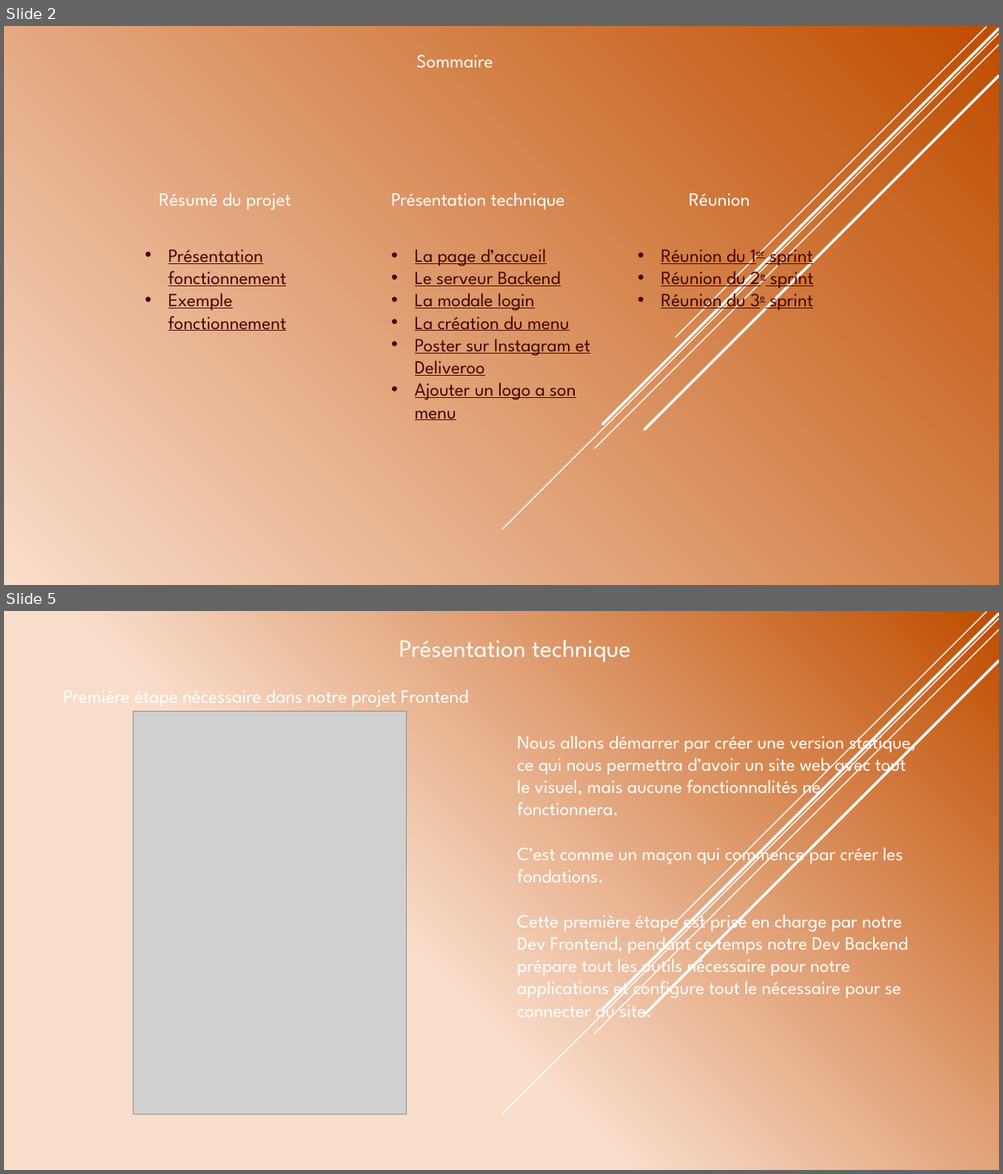
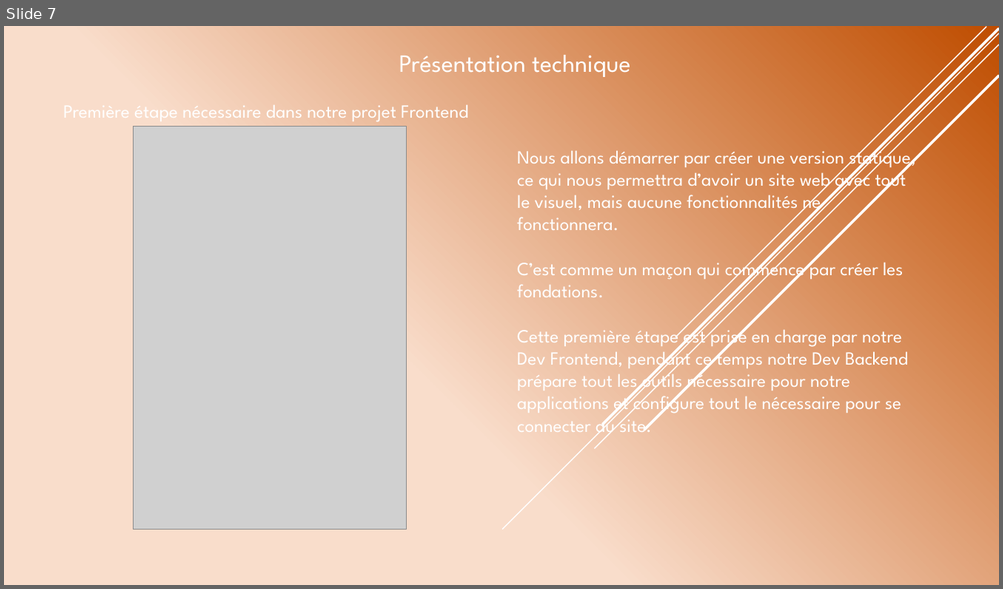
Before and after one commit to JordanKlashi/Projet-7, a slide deck: presentation/Présentation de la solution technique.pptx. Shown one above the other, each under a label of ours: slides 2 and 5 before the commit, slide 7 after it; the slides between them are not shown. The pictures are 1003x1174 and 1003x589 pixels, drawn with LibreOffice and Linux fonts; fonts in the diff are those of the drawing; grey boxes stand for pictures. Boxes give left, top, right and bottom in pixels: in the first picture for what was removed or moved away, otherwise in the second. Text is boxed around its words. In the diff, an @@ line names an element or a change of style, - is before the commit and + after.

Commit message:
edit projet
end projet

```diff
--- a/presentation/Présentation de la solution technique.pptx
+++ b/presentation/Présentation de la solution technique.pptx
@@ slide 2 removed at [4,26,999,585], background gradient #F9DDCB to #C04D00; not listed: 5 template elements that a slide beside it also shows @@
@@ text removed at [416,55,492,68] @@
-Sommaire
@@ text removed at [159,192,291,210] @@
-Résumé du projet
@@ text removed at [391,192,565,210] @@
-Présentation technique
@@ text removed at [688,193,749,207] @@
-Réunion
@@ text removed at [660,243,814,313] @@
-• Réunion du 1er sprint
-• Réunion du 2e sprint
-• Réunion du 3e sprint
@@ text removed at [168,249,287,331] @@
-• Présentation fonctionnement
-• Exemple fonctionnement
@@ text removed at [415,249,590,420] @@
-• La page d’accueil
-• Le serveur Backend
-• La modale login
-• La création du menu
-• Poster sur Instagram et Deliveroo
-• Ajouter un logo a son menu
@@ what was slide 5 is now slide 7 @@
```
Also in this commit, not shown: 11 slides changed, 3 slides added, 2 other slides removed, 10 other files.
